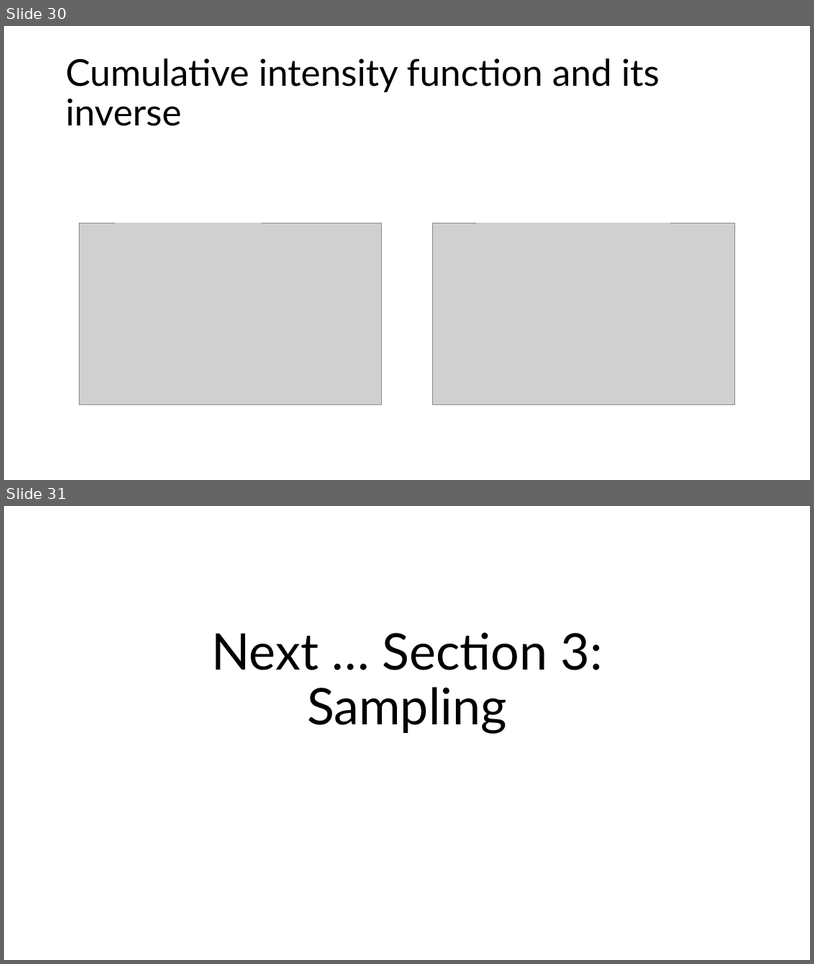
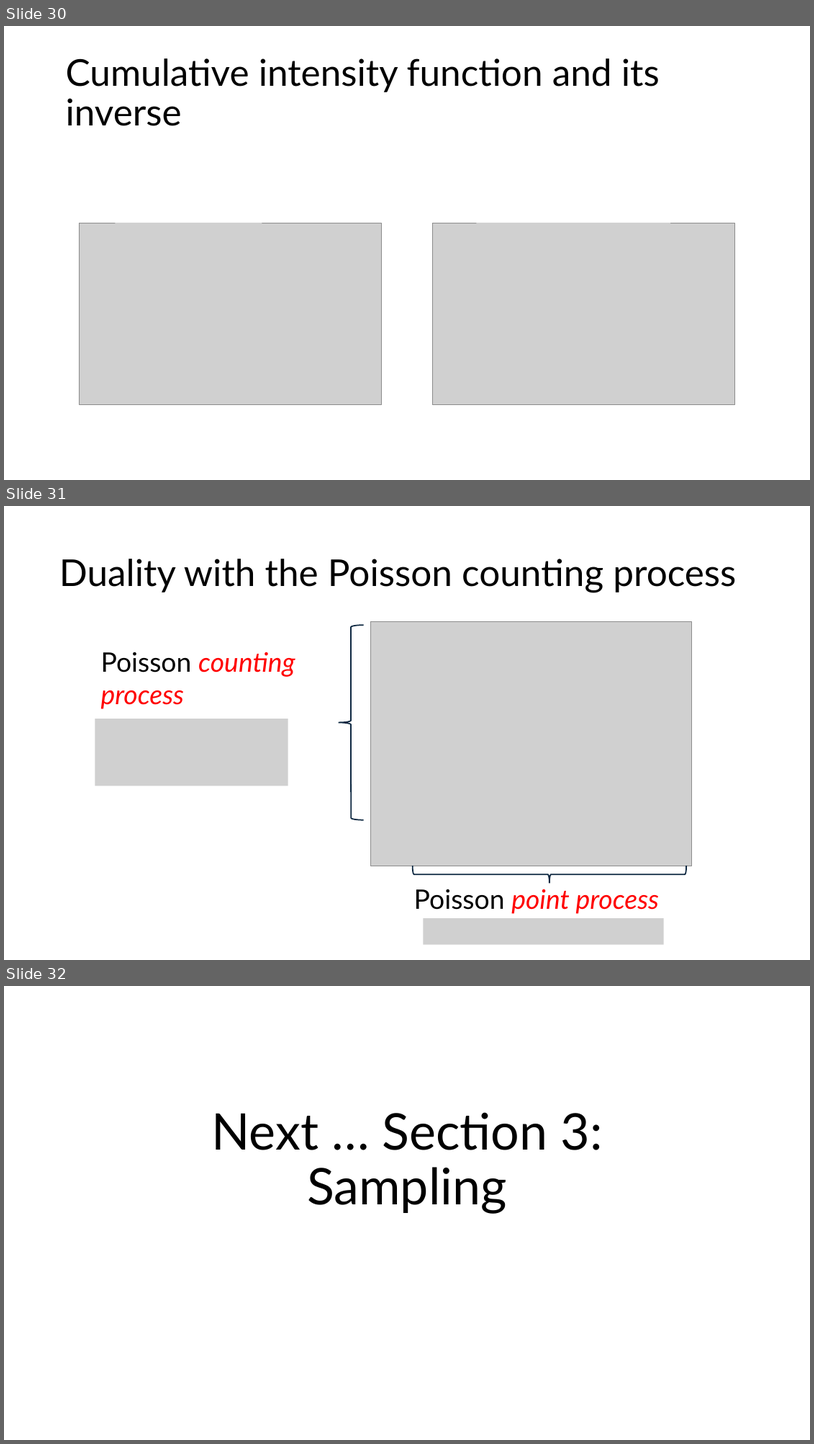
Before and after one commit to ttrikalin/des-R-course, a slide deck: materials/02_Theory.pptx. Shown one above the other, each under a label of ours: slides 30 and 31 before the commit, slides 30, 31 and 32 after it. The pictures are 814x964 and 814x1444 pixels, drawn with LibreOffice and Linux fonts; fonts in the diff are those of the drawing; grey boxes stand for pictures. Boxes give left, top, right and bottom in pixels: in the first picture for what was removed or moved away, otherwise in the second. Text is boxed around its words. In the diff, an @@ line names an element or a change of style, - is before the commit and + after.

```diff
--- a/materials/02_Theory.pptx
+++ b/materials/02_Theory.pptx
@@ slide 31 added at (4, 506, 810, 960), background #FFFFFF @@
@@ title added at (59, 559, 736, 592), 44 pt, text #000000 @@
+Duality with the Poisson counting process
@@ left brace added at (339, 626, 364, 820), outline #0E2841 1.5 pt @@
@@ picture added at (371, 621, 692, 865) @@
@@ text added at (101, 651, 296, 709), 32 pt, text #FF0000, italic @@
+Poisson counting process
@@ picture added at (95, 718, 288, 785) @@
@@ left brace added at (413, 865, 687, 883), outline #0E2841 1.5 pt @@
@@ text added at (414, 888, 660, 914), 32 pt, text #FF0000, italic @@
+Poisson point process
@@ picture added at (423, 918, 664, 944) @@
@@ what was slide 31 is now slide 32 @@
```
Also in this commit, not shown: 20 other files.
